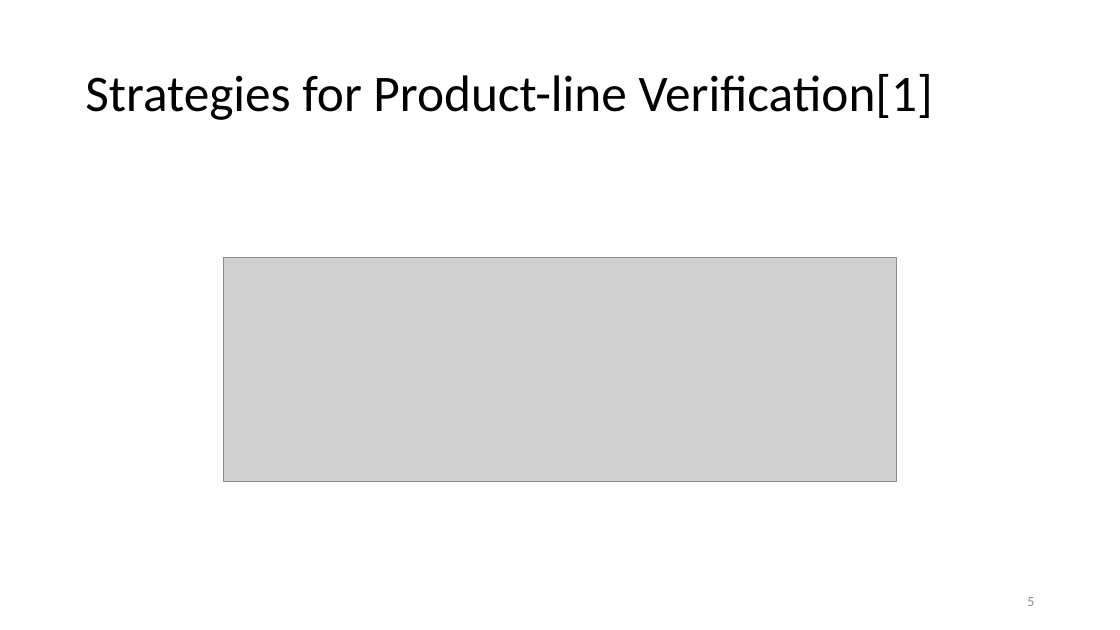
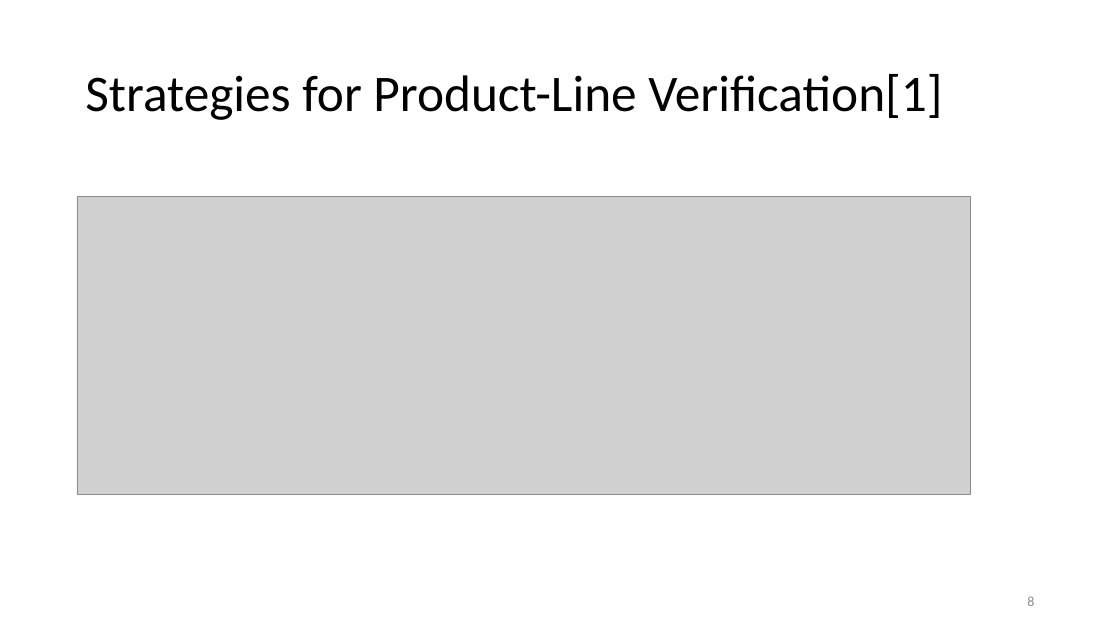
Before and after one commit to ramyshahin/ProductLineAnalysis, a slide deck: slide 8 of doc/quals/quals.pptx (slide 5 before the commit). Drawn at 1120x630 pixels with LibreOffice and Linux fonts; fonts in the diff are those of the drawing; grey boxes stand for pictures. Boxes give left, top, right and bottom in pixels: in the first picture for what was removed or moved away, otherwise in the second. Text is boxed around its words. In the diff, an @@ line names an element or a change of style, - is before the commit and + after.

```diff
--- a/doc/quals/quals.pptx
+++ b/doc/quals/quals.pptx
@@ title at (85,74,942,120): text changed @@
-Strategies for Product-line Verification[1]
+Strategies for Product-Line Verification[1]
@@ picture: place and size @@
-picture at (223,258,897,482)
+picture at (77,197,971,494)
@@ page number at (1027,596,1034,606): text changed @@
-5
+8
```
Also in this commit, not shown: 8 other slides changed, 11 slides added.
